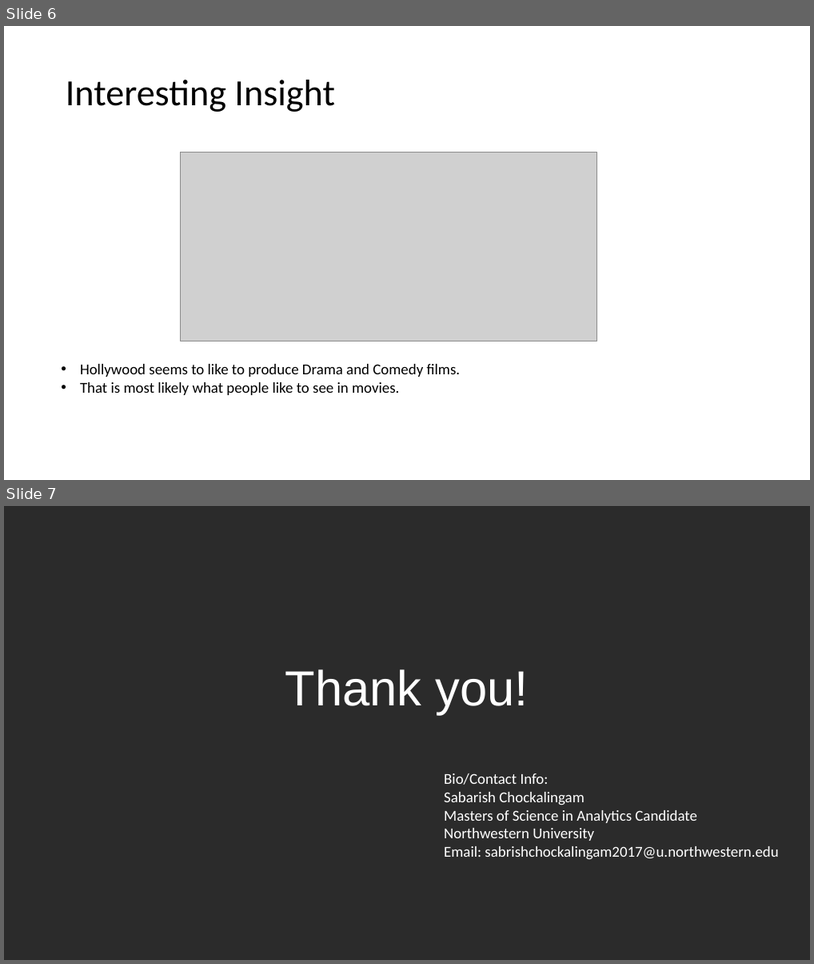
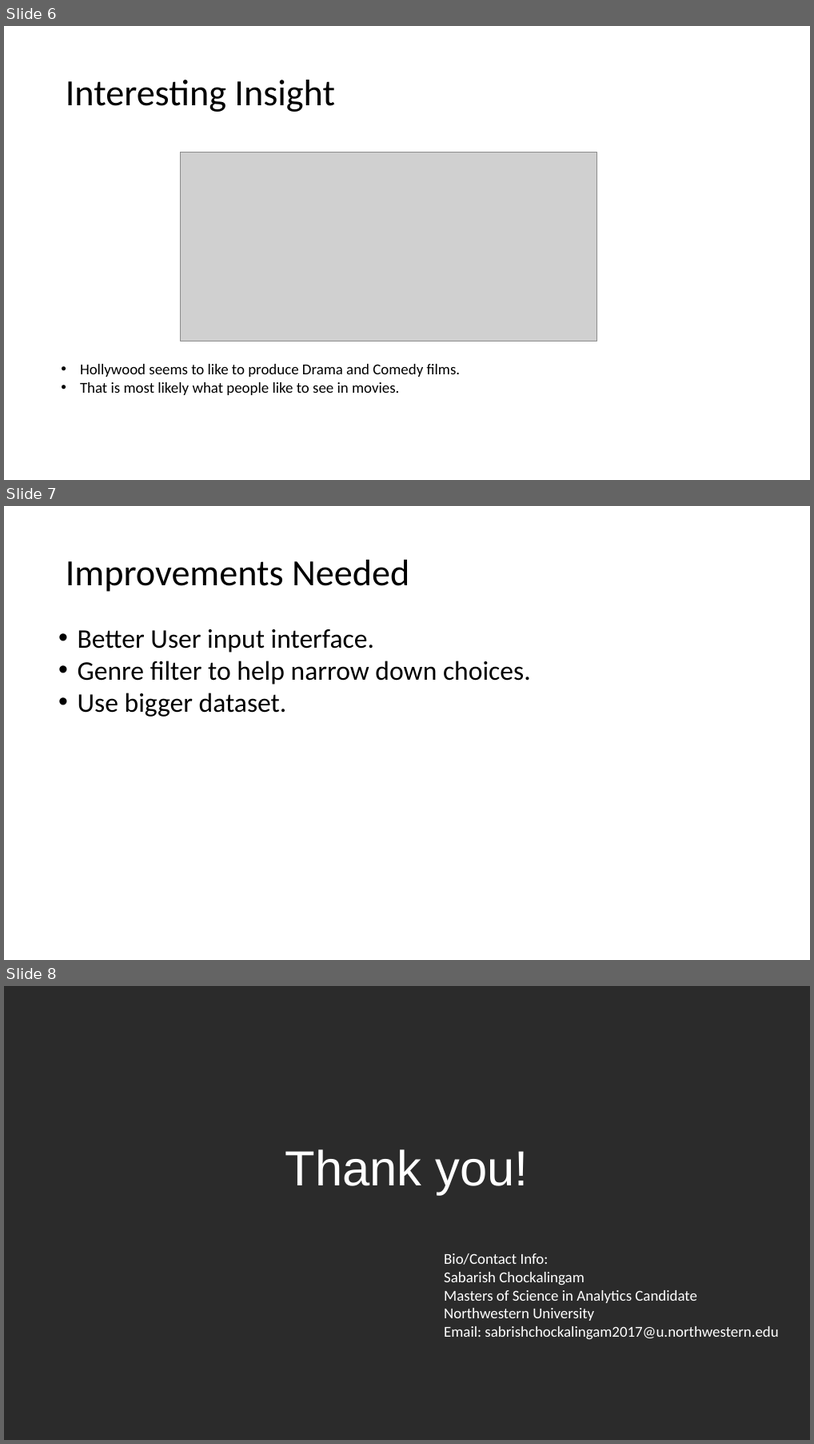
Before and after one commit to sabarishchockalingam2017/movieRec, a slide deck: deliverables/Final Presentation.pptx. Shown one above the other, each under a label of ours: slides 6 and 7 before the commit, slides 6, 7 and 8 after it. The pictures are 814x964 and 814x1444 pixels, drawn with LibreOffice and Linux fonts; fonts in the diff are those of the drawing; grey boxes stand for pictures; background and template pictures are left out; a plain dark background stands for a picture behind light text. Boxes give left, top, right and bottom in pixels: in the first picture for what was removed or moved away, otherwise in the second. Text is boxed around its words. In the diff, an @@ line names an element or a change of style, - is before the commit and + after.

```diff
--- a/deliverables/Final Presentation.pptx
+++ b/deliverables/Final Presentation.pptx
@@ slide 7 added at (4, 506, 810, 960), background picture (left out) @@
@@ text added at (66, 560, 410, 592), 44 pt, text #000000 @@
+Improvements Needed
@@ text added at (78, 629, 531, 716), 32 pt, text #000000 @@
+• Better User input interface.
+• Genre filter to help narrow down choices.
+• Use bigger dataset.
@@ page number added at (582, 927, 770, 951), 16 pt, text #FFFFFF @@
+7
@@ what was slide 7 is now slide 8 @@
```
Also in this commit, not shown: 11 other files.
